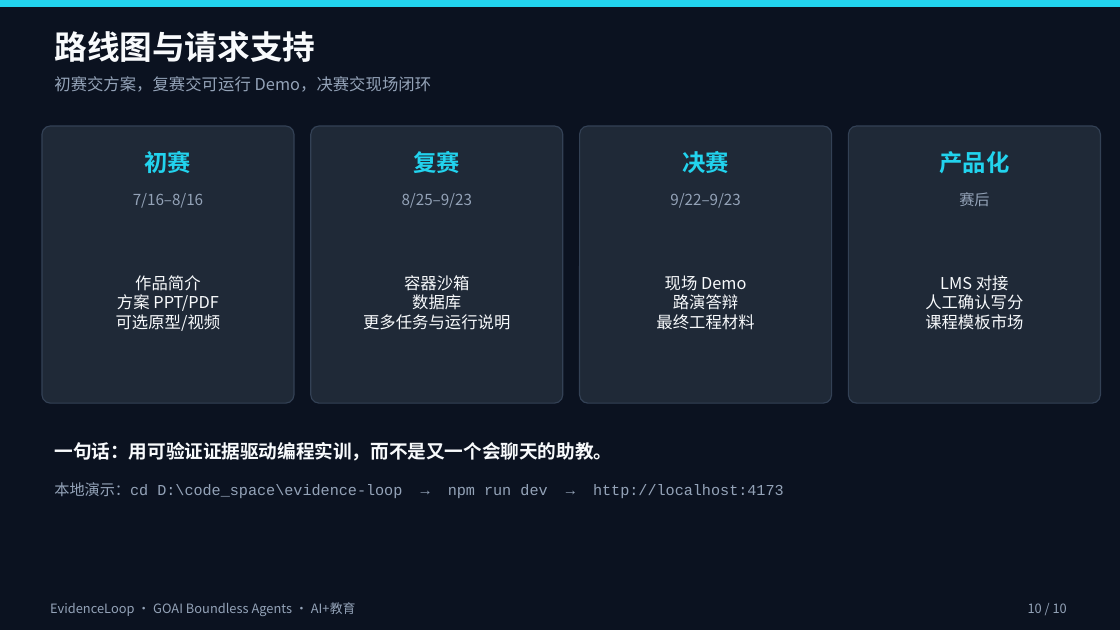
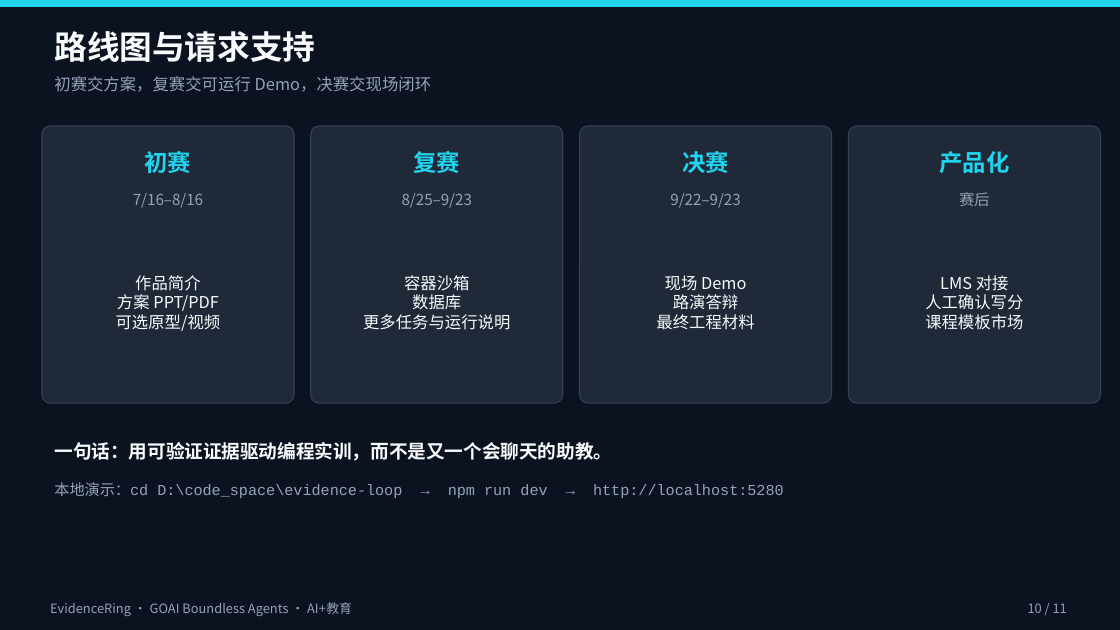
Before and after one commit to Bandersnatch0x/evidence-loop, a slide deck: slide 10 of docs/EvidenceRing-初赛路演.pptx. Drawn at 1120x630 pixels with LibreOffice and Linux fonts; fonts in the diff are those of the drawing. Boxes give left, top, right and bottom in pixels: in the first picture for what was removed or moved away, otherwise in the second. Text is boxed around its words. In the diff, an @@ line names an element or a change of style, - is before the commit and + after.

```diff
--- a/docs/EvidenceRing-初赛路演.pptx
+++ b/docs/EvidenceRing-初赛路演.pptx
@@ text at bbox=[54, 482, 784, 498]: text changed @@
-本地演示：cd D:\code_space\evidence-loop → npm run dev → http://localhost:4173
+本地演示：cd D:\code_space\evidence-loop → npm run dev → http://localhost:5280
@@ text at bbox=[50, 602, 352, 616]: text changed @@
-EvidenceLoop · GOAI Boundless Agents · AI+教育
+EvidenceRing · GOAI Boundless Agents · AI+教育
@@ text at bbox=[1028, 603, 1067, 613]: text changed @@
-10 / 10
+10 / 11
```
Also in this commit, not shown: 8 other slides changed, 1 slide added.
